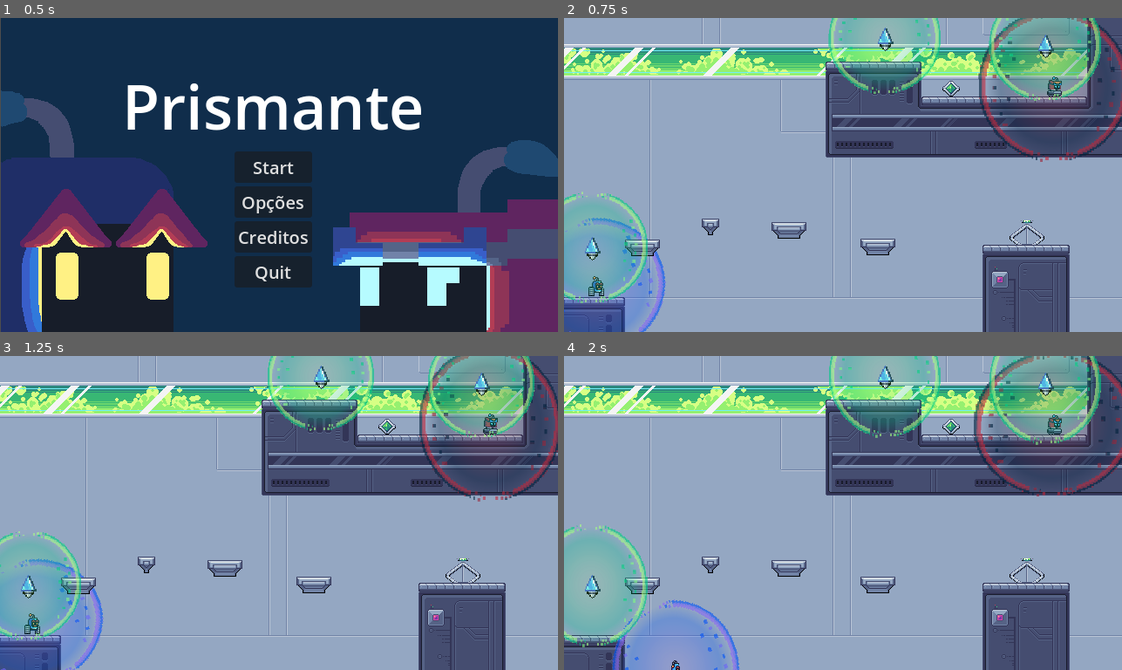
Above: before the commit, frames 1-4 (two rows, left to right).
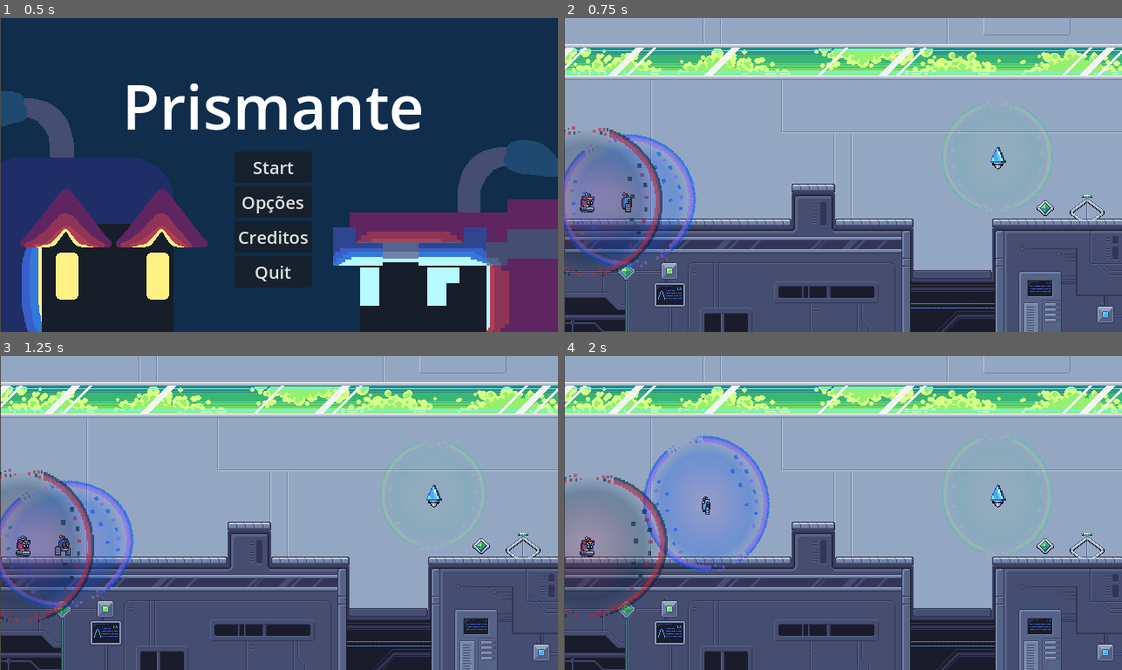
Above: after the commit, the same moments.

Repository: gdp-ufrj/Nut-Bolt
Game: Godot game, scene res://Cenas/UI/menu.tscn
Two runs of this game, one before a commit and one after it. Both use one fixed random seed, a clock stepped at 60 frames per second and the inputs below.
Inputs:
- Up to frame 1 (0.5 s): no input
- Up to frame 2 (0.75 s): click "Start" at 0.5 s
- Up to frame 3 (1.25 s): no input
- Up to frame 4 (2 s): tap Enter (interagir) at 1.25, 1.35 s; hold Right (ui_right) from 1.28 s (still down); tap Up (ui_up) at 1.52 s

Frame 1 is identical in both runs. In frame 2, 58% of the frame differs, in the area x 0-100%, y 0-100%; in frame 3, 57%; in frame 4, 60%.

Commit message:
Opacidade procedural roteador

Diff:
--- a/plataform-2d-godot/Cenas/Entes/Roteador.tscn
+++ b/plataform-2d-godot/Cenas/Entes/Roteador.tscn
@@ -32,52 +32,28 @@
 "update": 0,
 "values": [0.0, 0.020944, 0.0, -0.0314159, 0.0]
 }
-tracks/2/type = "value"
-tracks/2/imported = false
-tracks/2/enabled = true
-tracks/2/path = NodePath(".:modulate:a")
-tracks/2/interp = 1
-tracks/2/loop_wrap = true
-tracks/2/keys = {
-"times": PackedFloat32Array(0),
-"transitions": PackedFloat32Array(1),
-"update": 0,
-"values": [1.0]
-}
 
 [sub_resource type="Animation" id="Animation_ttt0x"]
 length = 0.001
 tracks/0/type = "value"
 tracks/0/imported = false
 tracks/0/enabled = true
-tracks/0/path = NodePath(".:modulate:a")
+tracks/0/path = NodePath(".:scale")
 tracks/0/interp = 1
 tracks/0/loop_wrap = true
 tracks/0/keys = {
 "times": PackedFloat32Array(0),
 "transitions": PackedFloat32Array(1),
 "update": 0,
-"values": [1.0]
+"values": [Vector2(0.243125, 0.26)]
 }
 tracks/1/type = "value"
 tracks/1/imported = false
 tracks/1/enabled = true
-tracks/1/path = NodePath(".:scale")
+tracks/1/path = NodePath(".:skew")
 tracks/1/interp = 1
 tracks/1/loop_wrap = true
 tracks/1/keys = {
-"times": PackedFloat32Array(0),
-"transitions": PackedFloat32Array(1),
-"update": 0,
-"values": [Vector2(0.243125, 0.26)]
-}
-tracks/2/type = "value"
-tracks/2/imported = false
-tracks/2/enabled = true
-tracks/2/path = NodePath(".:skew")
-tracks/2/interp = 1
-tracks/2/loop_wrap = true
-tracks/2/keys = {
 "times": PackedFloat32Array(0),
 "transitions": PackedFloat32Array(1),
 "update": 0,
@@ -93,12 +69,7 @@
 [sub_resource type="CircleShape2D" id="CircleShape2D_if2po"]
 radius = 63.2851
 
-[sub_resource type="RectangleShape2D" id="RectangleShape2D_hf4jo"]
-size = Vector2(19, 28)
-
-[node name="Roteador" type="Area2D"]
-collision_layer = 3
-collision_mask = 3
+[node name="Roteador" type="Node2D"]
 script = ExtResource("1_ttt0x")
 
 [node name="Sprite2D" type="Sprite2D" parent="."]
@@ -126,6 +97,5 @@
 shape = SubResource("CircleShape2D_if2po")
 debug_color = Color(0.695251, 0.495034, 3.85046e-07, 0.42)
 
-[node name="CollisionShape2D" type="CollisionShape2D" parent="."]
-position = Vector2(0.5, 1)
-shape = SubResource("RectangleShape2D_hf4jo")
+[connection signal="area_entered" from="zona_conexao_rot" to="." method="_on_zona_conexao_rot_area_entered"]
+[connection signal="area_exited" from="zona_conexao_rot" to="." method="_on_zona_conexao_rot_area_exited"]
--- a/plataform-2d-godot/Scripts/Entes/player_2.gd
+++ b/plataform-2d-godot/Scripts/Entes/player_2.gd
@@ -88,7 +88,7 @@
 		velocity.x = direction * SPEED
 		velocity.y = gravity * delta * 4
 		animation.rotation_degrees = 90
-		animation.flip_h = false
+		#animation.flip_h = false
 		if(Input.is_action_pressed("ui_up_WASD")):
 			velocity.x = direction * SPEED
 			velocity.y = -gravity * delta * 5
--- a/plataform-2d-godot/Scripts/Entes/roteador.gd
+++ b/plataform-2d-godot/Scripts/Entes/roteador.gd
@@ -1,5 +1,19 @@
-extends Area2D
+extends Node2D
 @onready var animador = $zona_conexao_rot/sprite_conexao/AnimationPlayer
+@onready var sprite_conexao = $zona_conexao_rot/sprite_conexao
+var _overlaping: Array = []
 
 func _ready() -> void:
 	animador.play("Idle")
+	sprite_conexao.self_modulate.a = 0.3
+
+func _on_zona_conexao_rot_area_entered(area: Area2D) -> void:
+	if area.name == "zona_conexao_1" or area.name == "zona_conexao_2":
+		_overlaping.append(area)
+		sprite_conexao.self_modulate.a = 1
+
+func _on_zona_conexao_rot_area_exited(area: Area2D) -> void:
+	if area.name == "zona_conexao_1" or area.name == "zona_conexao_2":
+		_overlaping.erase(area)
+		if _overlaping.is_empty():
+			sprite_conexao.self_modulate.a = 0.3
--- a/plataform-2d-godot/Scripts/game_controller.gd
+++ b/plataform-2d-godot/Scripts/game_controller.gd
@@ -18,7 +18,7 @@
 #Funcao chamada quando a cena começa a ser processada
 func _ready():
 	#Inicializa o indice do nivel atual e carrega o primeiro nivel
-	current_index = 2
+	current_index = 0
 	_load_level(current_index)
 
 #Funcao chamada sempre que uma acao de input não tratada acontece (como pressionar teclas)
Not shown: 1 places in plataform-2d-godot/Cenas/Entes/Roteador.tscn that only renumber resources
